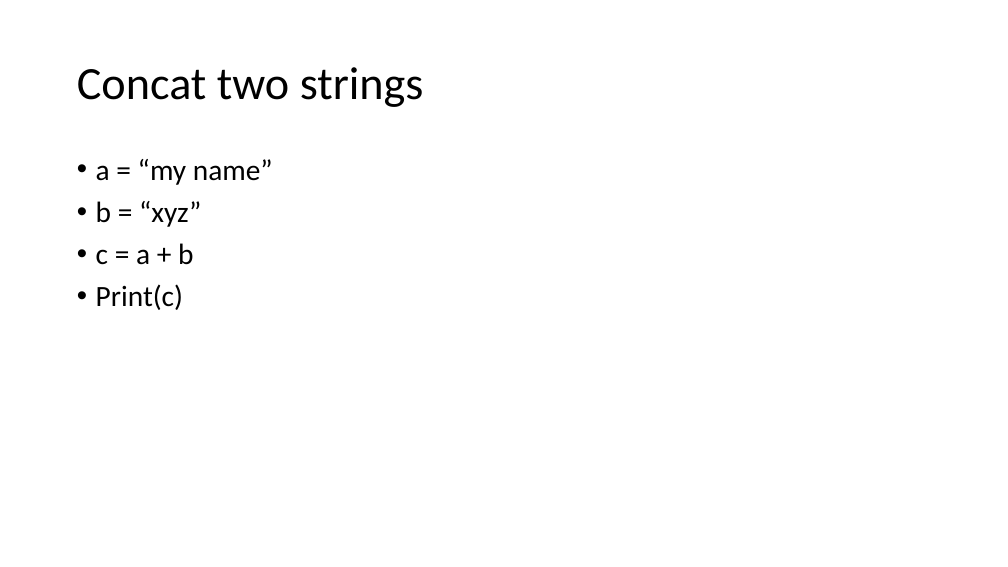
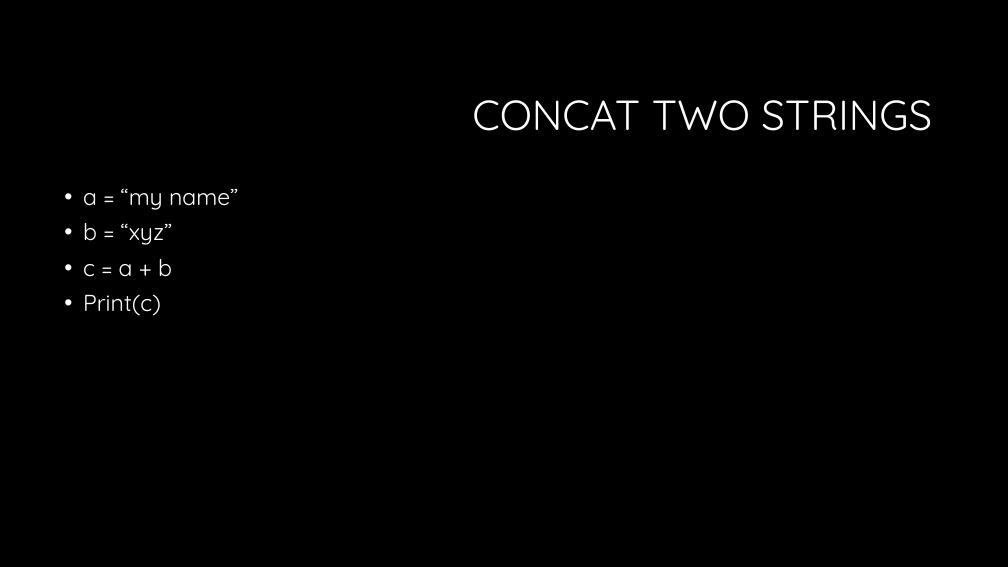
Before and after one commit to LuyangYin1/Python-for-everyone, a slide deck: slide 8 of Class-1/Python For Everyone.pptx. Drawn at 1008x567 pixels with LibreOffice and Linux fonts; fonts in the diff are those of the drawing; background and template pictures are left out. Boxes give left, top, right and bottom in pixels: in the first picture for what was removed or moved away, otherwise in the second. Text is boxed around its words. In the diff, an @@ line names an element or a change of style, - is before the commit and + after.

```diff
--- a/Class-1/Python For Everyone.pptx
+++ b/Class-1/Python For Everyone.pptx
@@ background #FFFFFF to #000000 @@
@@ title at <box>472,100,932,131</box>: text changed; size 44 to 40 pt; font Calibri to Quicksand; text colour #000000 to #FFFFFF @@
-Concat two strings
+CONCAT TWO STRINGS
@@ text "a = “my name”": place and size @@
-text "a = “my name”" at <box>96,159,273,310</box>
+text "a = “my name”" at <box>83,188,238,316</box>
@@ text "a = “my name”" at <box>83,188,238,316</box>: size 28 to 22 pt, font Calibri to Quicksand, text colour #000000 to #FFFFFF @@
```
Also in this commit, not shown: 15 other slides changed.
